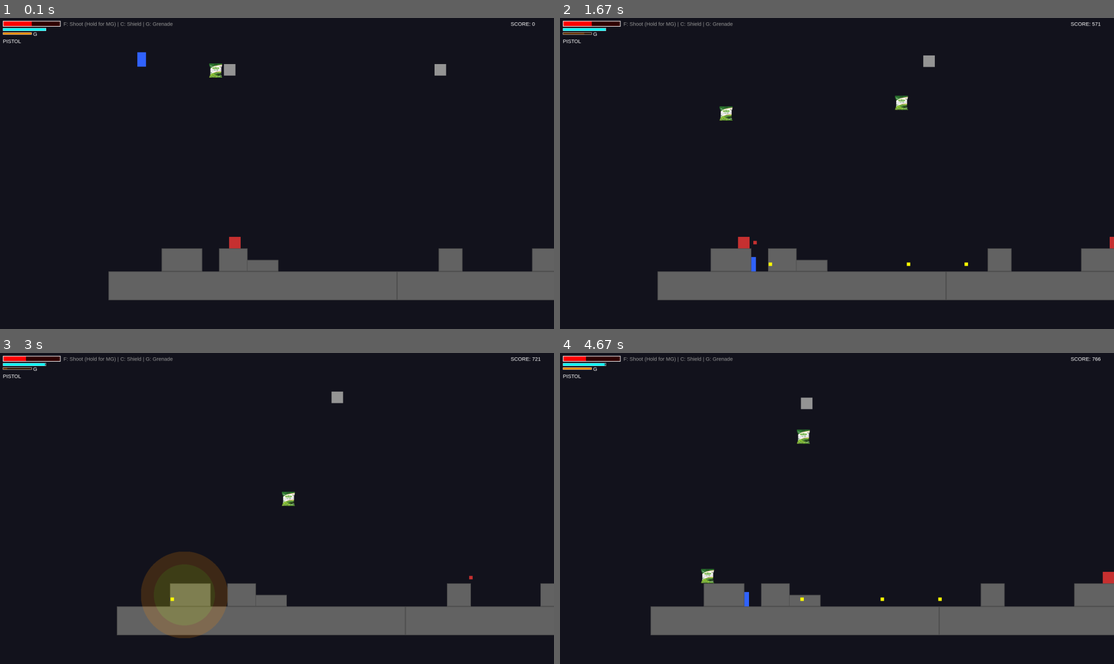
Above: before the commit, frames 1-4 (two rows, left to right).
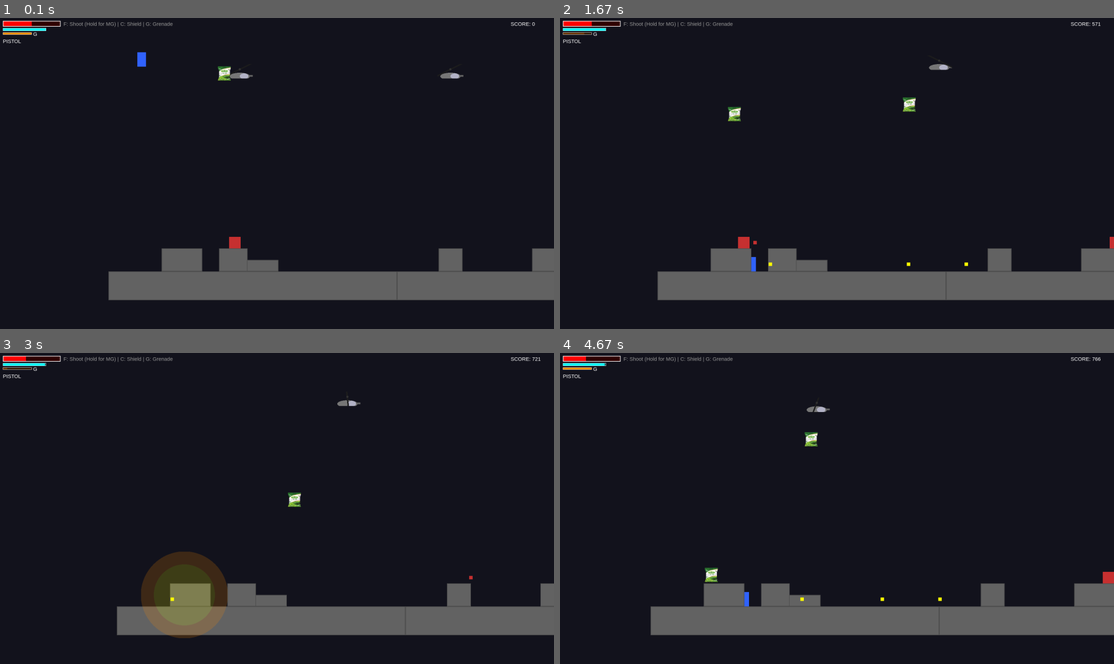
Above: after the commit, the same moments.

Repository: SayaUSB/FP-PBO-Pygame
Game: pygame game, started from main.py
The game is run twice, just before and just after one commit, with the same random seed, the same clock (stepped at 60 frames per second) and the same inputs.
Inputs:
- Up to frame 1 (0.1 s): no input
- Up to frame 2 (1.67 s): tap G at 0.33, 1.32 s; hold Right 0.67-1.13 s; tap F at 0.73, 1.03, 1.23, 1.57 s; tap C at 0.82 s; hold Up 1.17-1.47 s; hold Right from 1.5 s (still down)
- Up to frame 3 (3 s): tap F at 1.87, 2.07, 2.37, 2.63, 2.97 s; release Right at 1.97 s; hold Left 2-2.53 s; tap C at 2.15 s; hold Down 2.57-2.87 s; tap G at 2.72 s; hold Left from 2.9 s (still down)
- Up to frame 4 (4.67 s): tap F at 3.27, 3.4, 3.8, 4.1, 4.47 s; release Left at 3.3 s; hold Up 3.33-3.7 s; tap C at 3.48 s; hold Right 3.73-4.37 s; tap G at 3.88 s; hold Down from 4.4 s (still down)

The runs differ from the first frame. In frame 1, 0.4% of the frame differs, in the area x 37-84%, y 14-21%; in frame 2, 0.5%, in the area x 28-71%, y 12-34%; in frame 3, 0.3%; in frame 4, 0.4%.

Commit message:
feat: Add texture to helicopter

Diff:
--- a/src/enemies.py
+++ b/src/enemies.py
@@ -107,28 +107,108 @@
 class Helicopter(Enemy):
     def __init__(self, x, y):
         super().__init__(x, y, GREY, 60, 'heli', 500, 50)
+
         self.start_y = y
         self.phase = 0
         self.pos_x = float(x)
 
+        self.width = 100
+        self.height = 50
+
+        self.image = pygame.Surface((self.width, self.height), pygame.SRCALPHA)
+        self.rect = self.image.get_rect(topleft=(x, y))
+
+        self.rotor_angle = 0
+
+    def draw_helicopter(self):
+        self.image.fill((0, 0, 0, 0))
+
+        # BODY
+        pygame.draw.ellipse(
+            self.image,
+            (120, 120, 120),
+            (20, 30, 70, 25)
+        )
+
+        # COCKPIT
+        pygame.draw.ellipse(
+            self.image,
+            (180, 180, 200),
+            (55, 32, 30, 20)
+        )
+
+        # TAIL
+        pygame.draw.rect(
+            self.image,
+            (100, 100, 100),
+            (85, 38, 30, 6)
+        )
+
+        # MAIN ROTOR
+        cx, cy = 55, 18
+        length = 50
+        angle = self.rotor_angle
+
+        x1 = cx + math.cos(angle) * length
+        y1 = cy + math.sin(angle) * length
+        x2 = cx - math.cos(angle) * length
+        y2 = cy - math.sin(angle) * length
+
+        pygame.draw.line(
+            self.image,
+            (30, 30, 30),
+            (x1, y1),
+            (x2, y2),
+            5
+        )
+
+        # ROTOR HUB
+        pygame.draw.circle(self.image, (50, 50, 50), (cx, cy), 4)
+
+        # TAIL ROTOR
+        pygame.draw.line(
+            self.image,
+            (50, 50, 50),
+            (112, 41),
+            (118, 41),
+            3
+        )
+
+
     def update(self, platforms, player, bullets, all_sprites, missiles_group, grenades_group, bullet_img=None):
         self.phase += 0.05 * DT
         self.rect.y = self.start_y + math.sin(self.phase) * 30
 
-        if self.rect.x < player.rect.x - 200: self.pos_x += 2 * DT
-        elif self.rect.x > player.rect.x + 200: self.pos_x -= 2 * DT
+        if self.rect.x < player.rect.x - 200:
+            self.pos_x += 2 * DT
+        elif self.rect.x > player.rect.x + 200:
+            self.pos_x -= 2 * DT
 
         self.rect.x = int(self.pos_x)
 
+        self.rotor_angle += 0.4 * DT
+
+        self.draw_helicopter()
+
+        # Shooting
         self.shoot_timer += 1 * DT
         if self.shoot_timer > 70 and abs(player.rect.x - self.rect.x) < 1000:
             dx = player.rect.centerx - self.rect.centerx
             dy = player.rect.centery - self.rect.centery
             angle = math.atan2(dy, dx)
+
             vel_x = math.cos(angle)
             vel_y = math.sin(angle)
 
-            b = Bullet(self.rect.centerx, self.rect.bottom, vel_x, vel_y, damage=20, is_enemy=True, bullet_img=bullet_img)
+            b = Bullet(
+                self.rect.centerx,
+                self.rect.bottom,
+                vel_x,
+                vel_y,
+                damage=20,
+                is_enemy=True,
+                bullet_img=bullet_img
+            )
             bullets.add(b)
             all_sprites.add(b)
             self.shoot_timer = 0
